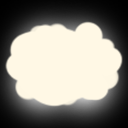
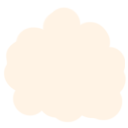
Revision of a layered 128 x 128 image; what changed, layer by layer:
showed "레이어 3" over [3, 6, 127, 123]
hid "레이어 1" over [5, 21, 123, 107]
hid "배경" over [0, 0, 128, 128]
